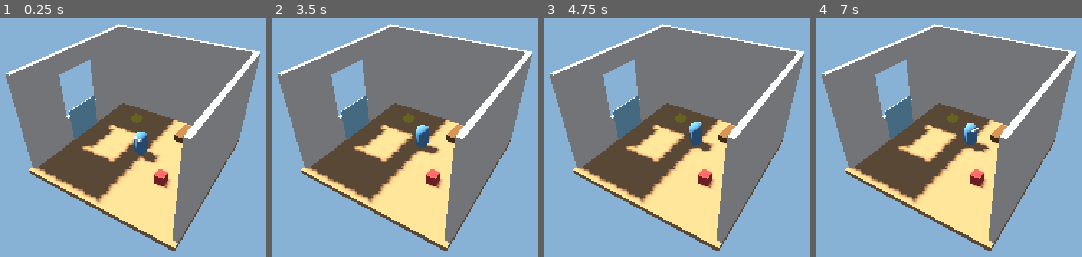
Above: before the commit, frames 1-4 (left to right).
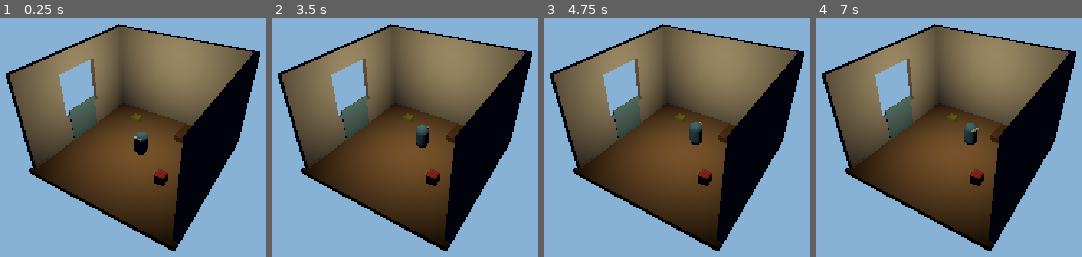
Above: after the commit, the same moments.

Repository: Marcovandelindt/Nook
Game: Godot game, scene res://main.tscn
Same seed, same stepped clock (60 frames per second), same inputs: the game is played once before the commit and once after it.
Inputs:
- Up to frame 1 (0.25 s): no input
- Up to frame 2 (3.5 s): tap Enter at 0.5, 2 s; tap 1 at 0.6, 2.85 s; tap Space at 1.25, 2.75 s; tap 2 at 1.35 s; tap 3 at 2.1 s
- Up to frame 3 (4.75 s): tap 2 at 3.6 s; tap Enter at 4.25 s; tap 3 at 4.35 s
- Up to frame 4 (7 s): tap Space at 5 s; tap 1 at 5.1 s; tap 2 at 5.85 s; tap 3 at 6.6 s

The runs differ from the first frame. In frame 1, 54% of the frame differs, in the area x 2-98%, y 2-98%; in frame 2, 54%; in frame 3, 54%; in frame 4, 54%.

Commit message:
Phase 3: real-time lighting and AFK presence detection
TimeOfDay reads the OS clock and provides sun energy/color, indoor lamp
energy and ambient values that main.gd applies each frame. The sun fades
at dusk and the indoor lamp takes over from 18:00. Brain multiplies energy
urgency by a sleepiness factor (up to 4x at night) so the creature prefers
the bed after 22:00. PresenceDetector polls the global mouse position; after
three minutes of inactivity it emits went_afk (creature stands still), and
returned triggers a small bounce animation on the creature view.

Co-Authored-By: Claude Sonnet 4.6 <noreply@anthropic.com>

Diff:
--- /dev/null
+++ b/core/presence_detector.gd
@@ -0,0 +1,35 @@
+class_name PresenceDetector
+extends Node
+
+signal went_afk
+signal returned
+
+# Real seconds without mouse movement before the user is considered AFK.
+@export var afk_timeout: float = 180.0
+
+var is_present: bool = true
+
+var _last_pos: Vector2 = Vector2.ZERO
+var _afk_timer: float  = 0.0
+
+
+func _ready() -> void:
+	_last_pos = DisplayServer.mouse_get_position()
+
+
+func _process(delta: float) -> void:
+	var pos: Vector2 = DisplayServer.mouse_get_position()
+
+	if pos != _last_pos:
+		_last_pos  = pos
+		_afk_timer = 0.0
+		if not is_present:
+			is_present = true
+			returned.emit()
+		return
+
+	if is_present:
+		_afk_timer += delta
+		if _afk_timer >= afk_timeout:
+			is_present = false
+			went_afk.emit()
--- /dev/null
+++ b/core/time_of_day.gd
@@ -0,0 +1,86 @@
+class_name TimeOfDay
+extends Node
+
+# Current hour as a float (0.0 = midnight, 12.0 = noon, 23.99 = end of day).
+var hour: float = 12.0
+
+
+func _process(_delta: float) -> void:
+	var t: Dictionary = Time.get_time_dict_from_system()
+	hour = t["hour"] + t["minute"] / 60.0 + t["second"] / 3600.0
+
+
+# --- Sleepiness ---
+
+# Returns 1.0 during the day; rises toward 4.0 at night so the Brain
+# scores the bed much higher when it is time to sleep.
+func get_sleepiness_factor() -> float:
+	if hour >= 22.0 or hour < 6.0:
+		return 4.0
+	if hour >= 20.0:
+		return lerpf(1.0, 4.0, (hour - 20.0) / 2.0)
+	if hour < 8.0:
+		return lerpf(4.0, 1.0, (hour - 6.0) / 2.0)
+	return 1.0
+
+
+# --- Sun (DirectionalLight3D through the window) ---
+
+func get_sun_energy() -> float:
+	if hour < 5.0 or hour > 21.0:
+		return 0.0
+	var t: float
+	if hour <= 12.0:
+		t = (hour - 5.0) / 7.0
+	else:
+		t = (21.0 - hour) / 9.0
+	return t * 1.5
+
+
+func get_sun_color() -> Color:
+	var dawn_dusk := Color(1.0, 0.55, 0.20)
+	var noon      := Color(1.0, 0.95, 0.85)
+	if hour < 5.0 or hour > 21.0:
+		return dawn_dusk
+	var t: float
+	if hour <= 12.0:
+		t = clampf((hour - 5.0) / 4.0, 0.0, 1.0)
+	else:
+		t = clampf((21.0 - hour) / 4.0, 0.0, 1.0)
+	return dawn_dusk.lerp(noon, t)
+
+
+# --- Indoor lamp (OmniLight3D) ---
+
+func get_lamp_energy() -> float:
+	if hour >= 20.0 or hour < 6.0:
+		return 1.2
+	if hour >= 18.0:
+		return lerpf(0.0, 1.2, (hour - 18.0) / 2.0)
+	if hour < 8.0:
+		return lerpf(1.2, 0.0, (hour - 6.0) / 2.0)
+	return 0.0
+
+
+# --- Ambient (WorldEnvironment) ---
+
+func get_ambient_energy() -> float:
+	if hour < 5.0 or hour > 22.0:
+		return 0.1
+	if hour <= 7.0:
+		return lerpf(0.1, 0.6, (hour - 5.0) / 2.0)
+	if hour >= 20.0:
+		return lerpf(0.6, 0.1, (hour - 20.0) / 2.0)
+	return 0.6
+
+
+func get_ambient_color() -> Color:
+	var night := Color(0.10, 0.12, 0.25)
+	var day   := Color(0.60, 0.62, 0.68)
+	if hour < 5.0 or hour > 22.0:
+		return night
+	if hour <= 7.0:
+		return night.lerp(day, (hour - 5.0) / 2.0)
+	if hour >= 20.0:
+		return day.lerp(night, (hour - 20.0) / 2.0)
+	return day
--- a/creature/creature.gd
+++ b/creature/creature.gd
@@ -22,6 +22,7 @@
 var _idle_timer: float   = 0.0
 var _facing: float       = 0.0
 var _brain_walk: bool    = false  # true when walking to a brain-commanded position
+var _paused: bool        = false  # true when user is AFK; suppresses random wandering
 
 
 func _ready() -> void:
@@ -50,10 +51,27 @@
 		_set_state(State.IDLE)
 
 
+# Stop all wandering until command_resume() is called (used when user is AFK).
+func command_pause() -> void:
+	_paused = true
+	if state == State.WALKING and not _brain_walk:
+		speed = 0.0
+		_set_state(State.IDLE)
+		_idle_timer = INF
+
+
+func command_resume() -> void:
+	_paused = false
+	if not _brain_walk:
+		_pick_idle()
+
+
 # --- Internal ---
 
 func _tick_idle(delta: float) -> void:
 	speed = move_toward(speed, 0.0, ACCEL * delta)
+	if _paused:
+		return
 	_idle_timer -= delta
 	if _idle_timer <= 0.0:
 		_start_wander()
--- a/creature/creature_view.gd
+++ b/creature/creature_view.gd
@@ -92,6 +92,13 @@
 	return mi
 
 
+func play_happy_reaction() -> void:
+	var t: Tween = create_tween()
+	t.tween_property(self, "scale:y", 1.35, 0.10).set_ease(Tween.EASE_OUT)
+	t.tween_property(self, "scale:y", 1.00, 0.35) \
+		.set_ease(Tween.EASE_IN_OUT).set_trans(Tween.TRANS_BOUNCE)
+
+
 func _mat(color: Color) -> StandardMaterial3D:
 	var mat := StandardMaterial3D.new()
 	mat.albedo_color = color
--- a/main.gd
+++ b/main.gd
@@ -1,13 +1,20 @@
 extends Node3D
 
-const RoomView        := preload("res://room/room_view.gd")
-const Creature        := preload("res://creature/creature.gd")
-const CreatureView    := preload("res://creature/creature_view.gd")
-const Needs           := preload("res://sim/needs.gd")
-const Brain           := preload("res://sim/brain.gd")
-const SmartObject     := preload("res://objects/smart_object.gd")
+const RoomView         := preload("res://room/room_view.gd")
+const Creature         := preload("res://creature/creature.gd")
+const CreatureView     := preload("res://creature/creature_view.gd")
+const Needs            := preload("res://sim/needs.gd")
+const Brain            := preload("res://sim/brain.gd")
+const SmartObject      := preload("res://objects/smart_object.gd")
 const ObjectDefinition := preload("res://objects/object_definition.gd")
-const DebugOverlay    := preload("res://ui/debug_overlay.gd")
+const DebugOverlay     := preload("res://ui/debug_overlay.gd")
+const TimeOfDay        := preload("res://core/time_of_day.gd")
+const PresenceDetector := preload("res://core/presence_detector.gd")
+
+var _sun: DirectionalLight3D
+var _lamp: OmniLight3D
+var _env: Environment
+var _time_of_day: TimeOfDay
 
 
 func _ready() -> void:
@@ -16,20 +23,31 @@
 	_setup_lighting()
 	_add_room()
 	_add_objects()
-	var creature: Creature = _add_creature()
-	_add_brain(creature)
+	var creature: Creature         = _add_creature()
+	var view: CreatureView         = creature.get_child(0) as CreatureView
+	_add_systems(creature, view)
+
+
+func _process(_delta: float) -> void:
+	if _time_of_day == null:
+		return
+	_sun.light_energy   = _time_of_day.get_sun_energy()
+	_sun.light_color    = _time_of_day.get_sun_color()
+	_lamp.light_energy  = _time_of_day.get_lamp_energy()
+	_env.ambient_light_energy = _time_of_day.get_ambient_energy()
+	_env.ambient_light_color  = _time_of_day.get_ambient_color()
 
 
 func _setup_world() -> void:
-	var env := Environment.new()
-	env.background_mode = Environment.BG_COLOR
-	env.background_color = Color(0.53, 0.70, 0.84)
-	env.ambient_light_source = Environment.AMBIENT_SOURCE_COLOR
-	env.ambient_light_color = Color(0.60, 0.62, 0.68)
-	env.ambient_light_energy = 0.6
+	_env = Environment.new()
+	_env.background_mode = Environment.BG_COLOR
+	_env.background_color = Color(0.53, 0.70, 0.84)
+	_env.ambient_light_source = Environment.AMBIENT_SOURCE_COLOR
+	_env.ambient_light_color = Color(0.60, 0.62, 0.68)
+	_env.ambient_light_energy = 0.6
 
 	var world_env := WorldEnvironment.new()
-	world_env.environment = env
+	world_env.environment = _env
 	add_child(world_env)
 
 
@@ -41,12 +59,19 @@
 
 
 func _setup_lighting() -> void:
-	var sun := DirectionalLight3D.new()
-	sun.rotation_degrees = Vector3(-50.0, -90.0, -35.0)
-	sun.light_color = Color(1.0, 0.95, 0.85)
-	sun.light_energy = 1.5
-	sun.shadow_enabled = true
-	add_child(sun)
+	_sun = DirectionalLight3D.new()
+	_sun.rotation_degrees = Vector3(-50.0, -90.0, -35.0)
+	_sun.light_color   = Color(1.0, 0.95, 0.85)
+	_sun.light_energy  = 1.5
+	_sun.shadow_enabled = true
+	add_child(_sun)
+
+	_lamp = OmniLight3D.new()
+	_lamp.position     = Vector3(0.0, 3.2, 0.0)
+	_lamp.light_color  = Color(1.0, 0.90, 0.70)
+	_lamp.light_energy = 0.0
+	_lamp.omni_range   = 6.0
+	add_child(_lamp)
 
 
 func _add_room() -> void:
@@ -55,44 +80,40 @@
 
 
 func _add_objects() -> void:
-	# Bed — recovers energy
 	var bed_def := ObjectDefinition.new()
-	bed_def.label          = "Bed"
+	bed_def.label           = "Bed"
 	bed_def.interact_offset = Vector3(0.0, 0.0, 0.9)
-	bed_def.use_duration   = 1800.0
-	bed_def.gains          = {"energy": 0.055}
-	bed_def.color          = Color(0.55, 0.38, 0.22)
-	bed_def.mesh_size      = Vector3(1.4, 0.3, 1.0)
+	bed_def.use_duration    = 1800.0
+	bed_def.gains           = {"energy": 0.055}
+	bed_def.color           = Color(0.55, 0.38, 0.22)
+	bed_def.mesh_size       = Vector3(1.4, 0.3, 1.0)
 	_spawn_object(bed_def, Vector3(1.5, 0.0, -2.0))
 
-	# Food bowl — recovers hunger
 	var food_def := ObjectDefinition.new()
-	food_def.label          = "Food bowl"
+	food_def.label           = "Food bowl"
 	food_def.interact_offset = Vector3(0.0, 0.0, 0.5)
-	food_def.use_duration   = 120.0
-	food_def.gains          = {"hunger": 0.5}
-	food_def.color          = Color(0.85, 0.80, 0.25)
-	food_def.mesh_size      = Vector3(0.4, 0.2, 0.4)
+	food_def.use_duration    = 120.0
+	food_def.gains           = {"hunger": 0.5}
+	food_def.color           = Color(0.85, 0.80, 0.25)
+	food_def.mesh_size       = Vector3(0.4, 0.2, 0.4)
 	_spawn_object(food_def, Vector3(-1.5, 0.0, -2.0))
 
-	# Toy — recovers fun
 	var toy_def := ObjectDefinition.new()
-	toy_def.label          = "Toy"
+	toy_def.label           = "Toy"
 	toy_def.interact_offset = Vector3(0.0, 0.0, 0.4)
-	toy_def.use_duration   = 300.0
-	toy_def.gains          = {"fun": 0.2}
-	toy_def.color          = Color(0.90, 0.28, 0.28)
-	toy_def.mesh_size      = Vector3(0.4, 0.4, 0.4)
+	toy_def.use_duration    = 300.0
+	toy_def.gains           = {"fun": 0.2}
+	toy_def.color           = Color(0.90, 0.28, 0.28)
+	toy_def.mesh_size       = Vector3(0.4, 0.4, 0.4)
 	_spawn_object(toy_def, Vector3(1.5, 0.0, 1.0))
 
-	# Window — recovers fun and social
 	var win_def := ObjectDefinition.new()
-	win_def.label          = "Window"
+	win_def.label           = "Window"
 	win_def.interact_offset = Vector3(0.6, 0.0, 0.0)
-	win_def.use_duration   = 180.0
-	win_def.gains          = {"fun": 0.1, "social": 0.2}
-	win_def.color          = Color(0.60, 0.85, 0.95)
-	win_def.mesh_size      = Vector3(0.05, 1.5, 1.6)
+	win_def.use_duration    = 180.0
+	win_def.gains           = {"fun": 0.1, "social": 0.2}
+	win_def.color           = Color(0.60, 0.85, 0.95)
+	win_def.mesh_size       = Vector3(0.05, 1.5, 1.6)
 	_spawn_object(win_def, Vector3(-3.0, 0.0, 0.0))
 
 
@@ -111,14 +132,24 @@
 	return creature
 
 
-func _add_brain(creature: Creature) -> void:
-	var needs   := Needs.new()
-	var brain   := Brain.new()
-	var overlay := DebugOverlay.new()
+func _add_systems(creature: Creature, view: CreatureView) -> void:
+	var time_of_day := TimeOfDay.new()
+	var needs       := Needs.new()
+	var brain       := Brain.new()
+	var presence    := PresenceDetector.new()
+	var overlay     := DebugOverlay.new()
 
+	add_child(time_of_day)
 	add_child(needs)
 	add_child(brain)
+	add_child(presence)
 	add_child(overlay)
 
-	brain.setup(creature, needs)
+	_time_of_day = time_of_day
+
+	brain.setup(creature, needs, time_of_day)
 	overlay.setup(needs, brain)
+
+	presence.went_afk.connect(brain.on_went_afk)
+	presence.returned.connect(brain.on_returned)
+	presence.returned.connect(view.play_happy_reaction)
--- a/sim/brain.gd
+++ b/sim/brain.gd
@@ -1,10 +1,11 @@
 class_name Brain
 extends Node
 
-const ClockScript := preload("res://core/sim_clock.gd")
-const Creature    := preload("res://creature/creature.gd")
-const Needs       := preload("res://sim/needs.gd")
-const SmartObject := preload("res://objects/smart_object.gd")
+const ClockScript  := preload("res://core/sim_clock.gd")
+const Creature     := preload("res://creature/creature.gd")
+const Needs        := preload("res://sim/needs.gd")
+const SmartObject  := preload("res://objects/smart_object.gd")
+const TimeOfDay    := preload("res://core/time_of_day.gd")
 
 # Base score for the "just wander" option.
 # Objects need to beat this to be chosen.
@@ -15,15 +16,17 @@
 
 var _needs: Needs
 var _creature: Creature
+var _time_of_day: TimeOfDay
 var _current_object: SmartObject = null
 var _using: bool      = false
 var _use_elapsed: float = 0.0
 var _eval_timer: float  = 0.0
 
 
-func setup(creature: Creature, needs: Needs) -> void:
-	_creature = creature
-	_needs    = needs
+func setup(creature: Creature, needs: Needs, time_of_day: TimeOfDay) -> void:
+	_creature     = creature
+	_needs        = needs
+	_time_of_day  = time_of_day
 	_creature.arrived.connect(_on_arrived)
 
 
@@ -102,8 +105,11 @@
 func _score(obj: SmartObject) -> float:
 	var need_score: float = 0.0
 	for need_name: String in obj.definition.gains:
-		var urgency: float   = _needs.urgency(need_name)
-		var gain: float      = obj.definition.gains[need_name]
+		var urgency: float = _needs.urgency(need_name)
+		# Boost energy urgency at night so the creature prefers sleeping
+		if need_name == "energy" and _time_of_day != null:
+			urgency *= _time_of_day.get_sleepiness_factor()
+		var gain: float = obj.definition.gains[need_name]
 		need_score += urgency * gain * obj.definition.use_duration
 
 	var dist: float          = _creature.global_position.distance_to(obj.get_interact_position())
@@ -112,6 +118,14 @@
 	return need_score * dist_factor * noise
 
 
+func on_went_afk() -> void:
+	_creature.command_pause()
+
+
+func on_returned() -> void:
+	_creature.command_resume()
+
+
 func _on_arrived() -> void:
 	if _current_object != null:
 		_using       = true
